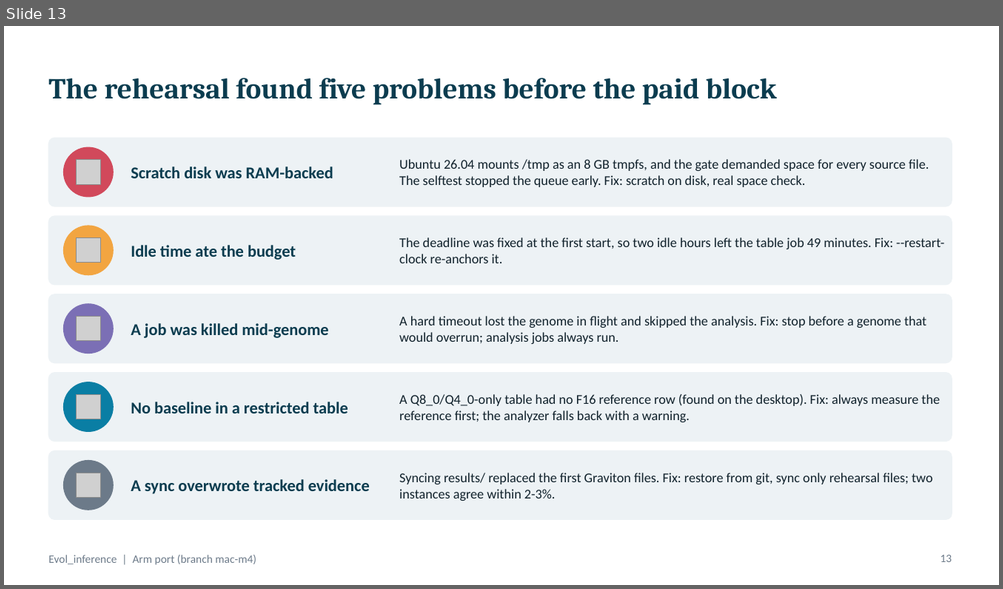
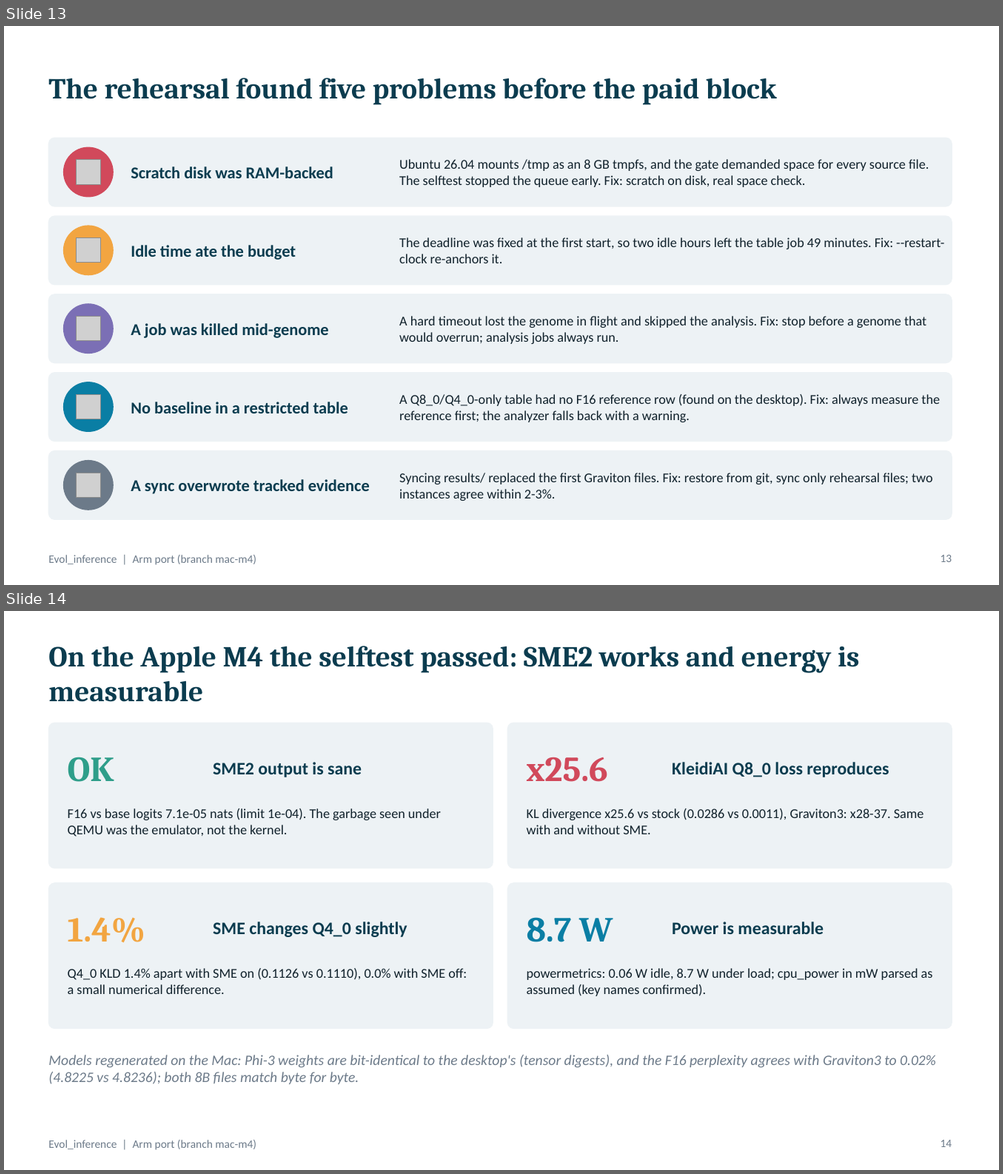
Before and after one commit to npwa/Evol_inference, a slide deck: presentation/Evol_inference_mac-m4.pptx. Shown one above the other, each under a label of ours: slide 13 before the commit, slides 13 and 14 after it. The pictures are 1003x589 and 1003x1174 pixels, drawn with LibreOffice and Linux fonts; fonts in the diff are those of the drawing; grey boxes stand for pictures. Boxes give left, top, right and bottom in pixels: in the first picture for what was removed or moved away, otherwise in the second. Text is boxed around its words. In the diff, an @@ line names an element or a change of style, - is before the commit and + after.

Commit message:
Add Apple M4 slides to the deck; make the runbook wrap-up work without S3
- deck: new Apple M4 section (selftest, thread scan, KleidiAI vs Graviton3, interim 8B table read from the synced results); closing slide updated
- runbook section 10: rsync into a separate folder, verify row counts before terminating the instance

```diff
--- a/presentation/Evol_inference_mac-m4.pptx
+++ b/presentation/Evol_inference_mac-m4.pptx
@@ slide 14 added at (x1=4, y1=611, x2=999, y2=1170), background #FFFFFF; not listed: 1 template element that a slide beside it also shows @@
@@ title added at (x1=48, y1=646, x2=859, y2=702), 28 pt, text #0B3C4F, bold @@
+On the Apple M4 the selftest passed: SME2 works and energy is measurable
@@ rounded rectangle added at (x1=48, y1=723, x2=492, y2=869), fill #EDF2F5, outline #EDF2F5 1 pt @@
@@ rounded rectangle added at (x1=508, y1=723, x2=951, y2=869), fill #EDF2F5, outline #EDF2F5 1 pt @@
@@ text added at (x1=68, y1=757, x2=114, y2=782), 34 pt, text #2E9E8A, bold @@
+OK
@@ text added at (x1=213, y1=762, x2=361, y2=777), 17 pt, text #0B3C4F, bold @@
+SME2 output is sane
@@ text added at (x1=526, y1=758, x2=608, y2=782), 34 pt, text #D1495B, bold @@
+x25.6
@@ text added at (x1=671, y1=762, x2=888, y2=777), 17 pt, text #0B3C4F, bold @@
+KleidiAI Q8_0 loss reproduces
@@ text added at (x1=68, y1=809, x2=441, y2=837), 13 pt, text #10212B @@
+F16 vs base logits 7.1e-05 nats (limit 1e-04). The garbage seen under QEMU was the emulator, not the kernel.
@@ text added at (x1=526, y1=809, x2=924, y2=834), 13 pt, text #10212B @@
+KL divergence x25.6 vs stock (0.0286 vs 0.0011), Graviton3: x28-37. Same with and without SME.
@@ rounded rectangle added at (x1=48, y1=883, x2=492, y2=1029), fill #EDF2F5, outline #EDF2F5 1 pt @@
@@ rounded rectangle added at (x1=508, y1=883, x2=951, y2=1029), fill #EDF2F5, outline #EDF2F5 1 pt @@
@@ text added at (x1=68, y1=917, x2=145, y2=943), 34 pt, text #F2A541, bold @@
+1.4%
@@ text added at (x1=526, y1=917, x2=613, y2=943), 34 pt, text #0A7EA4, bold @@
+8.7 W
@@ text added at (x1=213, y1=922, x2=407, y2=937), 17 pt, text #0B3C4F, bold @@
+SME changes Q4_0 slightly
@@ text added at (x1=671, y1=922, x2=823, y2=934), 17 pt, text #0B3C4F, bold @@
+Power is measurable
@@ text added at (x1=68, y1=968, x2=466, y2=994), 13 pt, text #10212B @@
+Q4_0 KLD 1.4% apart with SME on (0.1126 vs 0.1110), 0.0% with SME off: a small numerical difference.
@@ text added at (x1=526, y1=968, x2=933, y2=997), 13 pt, text #10212B @@
+powermetrics: 0.06 W idle, 8.7 W under load; cpu_power in mW parsed as assumed (key names confirmed).
@@ text added at (x1=48, y1=1055, x2=936, y2=1085), 14 pt, text #6C7A89, italic @@
+Models regenerated on the Mac: Phi-3 weights are bit-identical to the desktop's (tensor digests), and the F16 perplexity agrees with Graviton3 to 0.02% (4.8225 vs 4.8236); both 8B files match byte for byte.
@@ page number added at (x1=940, y1=1140, x2=952, y2=1147), 11 pt, text #6C7A89 @@
+14
```
Also in this commit, not shown: 2 slides changed, 3 other slides added, 2 other files.
